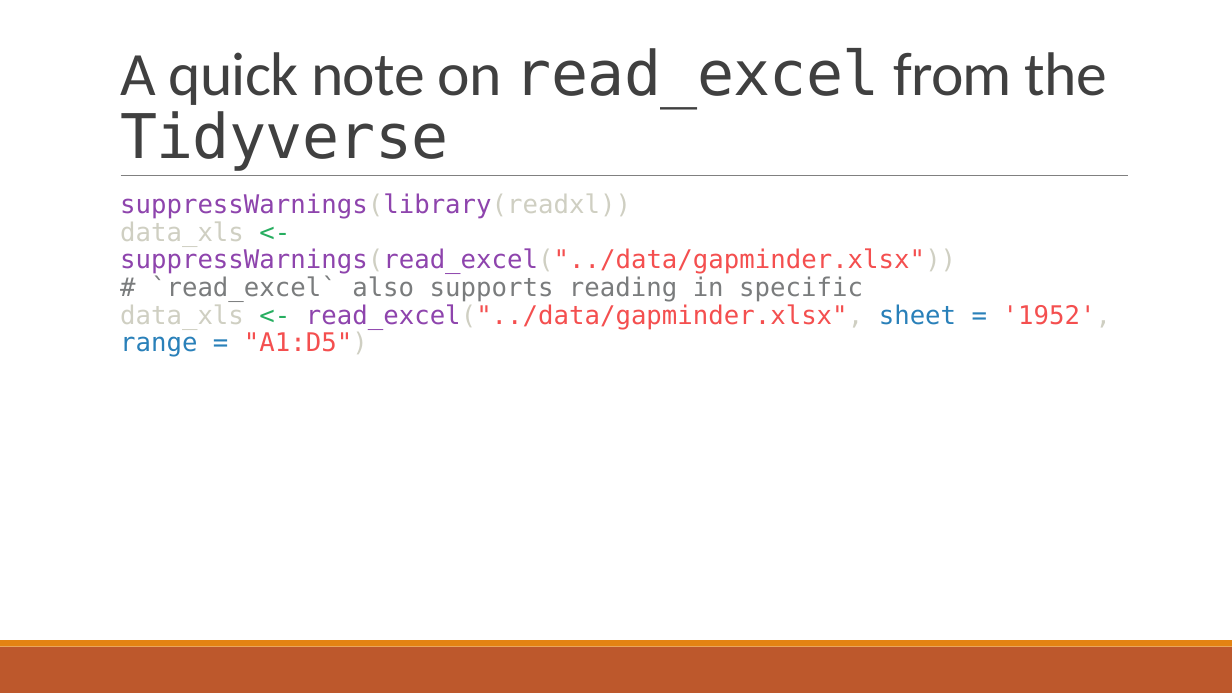
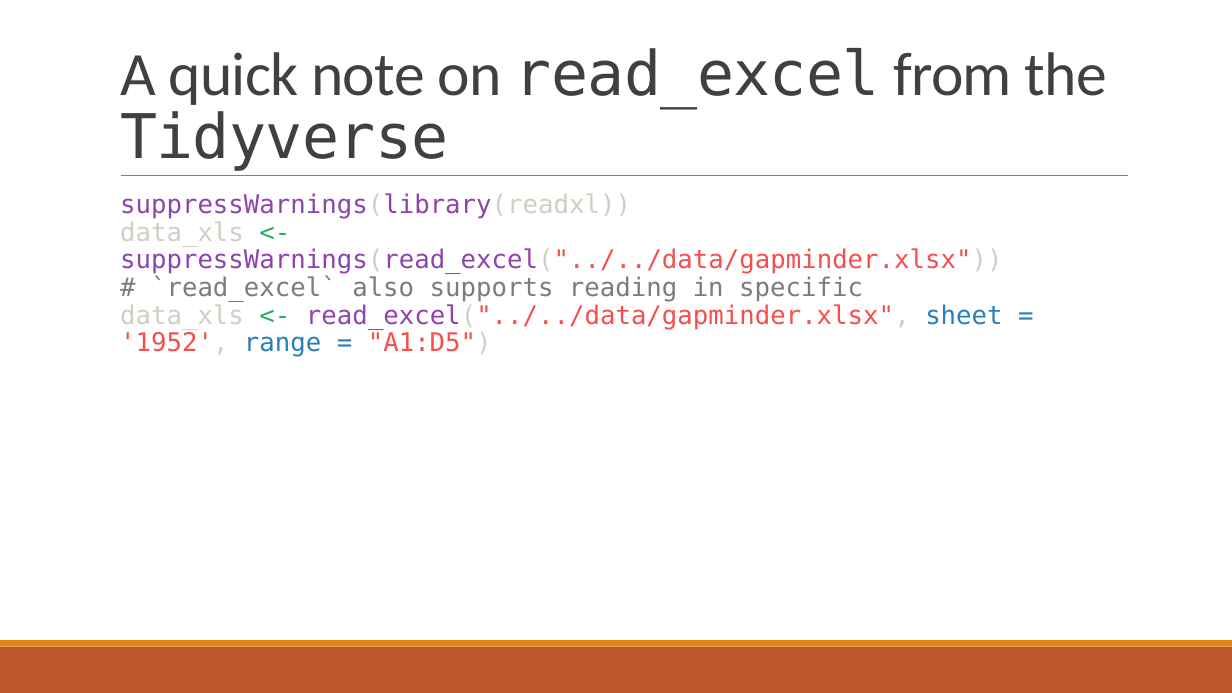
Before and after one commit to csc-ubc-okanagan/workshops, a slide deck: slide 28 of guides/Additional-talks/fundamental-concepts-with-RStudio-90-mins.pptx (slide 7 before the commit). Drawn at 1232x693 pixels with LibreOffice and Linux fonts; fonts in the diff are those of the drawing. Boxes give left, top, right and bottom in pixels: in the first picture for what was removed or moved away, otherwise in the second. Text is boxed around its words. In the diff, an @@ line names an element or a change of style, - is before the commit and + after.

```diff
--- a/guides/Additional-talks/fundamental-concepts-with-RStudio-90-mins.pptx
+++ b/guides/Additional-talks/fundamental-concepts-with-RStudio-90-mins.pptx
@@ text at <box>120,193,1003,357</box>: text changed @@
-suppressWarnings(library(readxl))
-data_xls <- suppressWarnings(read_excel("../data/gapminder.xlsx"))
-# `read_excel` also supports reading in specific
-data_xls <- read_excel("../data/gapminder.xlsx", sheet = '1952', range = "A1:D5")
+suppressWarnings(library(readxl))
+data_xls <- suppressWarnings(read_excel("../../data/gapminder.xlsx"))
+# `read_excel` also supports reading in specific
+data_xls <- read_excel("../../data/gapminder.xlsx", sheet = '1952', range = "A1:D5")
```
Also in this commit, not shown: 8 other slides changed, 30 slides added, 1 slide removed, 2 other files.
